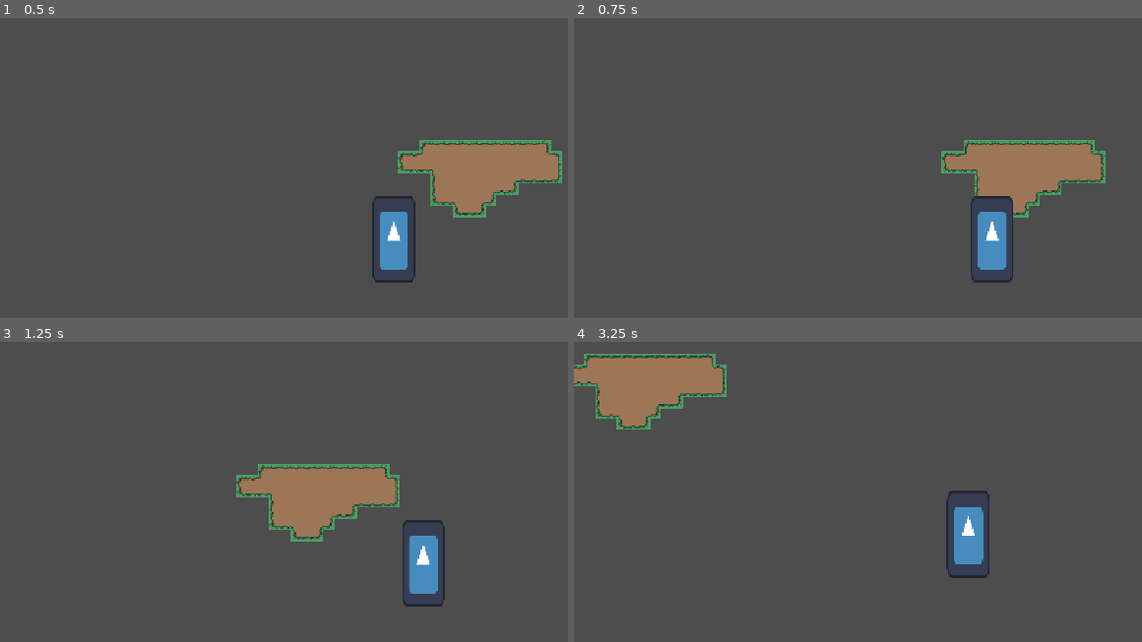
Above: before the commit, frames 1-4 (two rows, left to right).
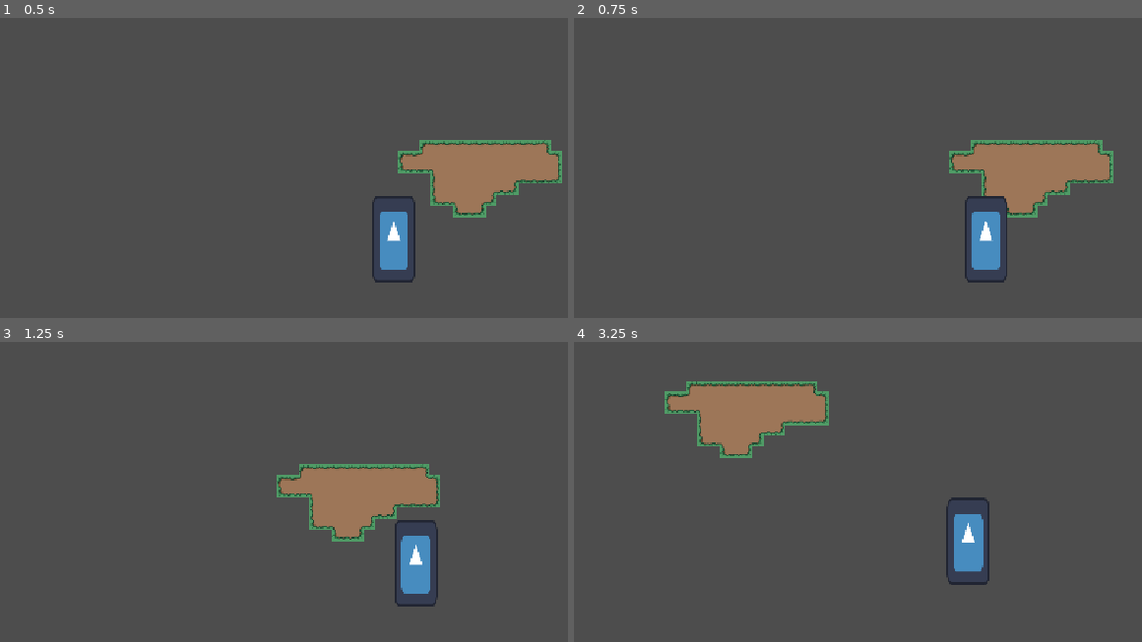
Above: after the commit, the same moments.

Repository: Jiwwie/gymnasiearbete
Game: Godot game, scene res://scenes/rooms/house.tscn
Two runs of this game, one before a commit and one after it. Both use one fixed random seed, a clock stepped at 60 frames per second and the inputs below. Before the commit the project starts from res://world/rooms/house.tscn. The engine's default icon, where the game draws it, is replaced by a stand-in: a white triangle on a blue panel in a dark square.
Inputs:
- Up to frame 1 (0.5 s): no input
- Up to frame 2 (0.75 s): tap Enter at 0.5 s; hold D (move_right) from 0.53 s (still down)
- Up to frame 3 (1.25 s): keep holding D (move_right)
- Up to frame 4 (3.25 s): release D (move_right) at 1.28 s; hold S (move_down) 1.28-2.03 s; hold D (move_right) 2.03-2.78 s; hold W (move_up) from 2.78 s (still down)

Frame 1 is identical in both runs. In frame 2, 2.1% of the frame differs, in the area x 64-95%, y 40-89%; in frame 3, 5.2%; in frame 4, 9.7%, in the area x 0-74%, y 3-81%.

Commit message:
Refactor scene structure and add exit system
Moved room and player scripts to new directory structure under 'scenes' and 'scripts/player'. Added an exit system with new Exit scene and script. Removed old door and outside scenes from 'world'. Updated player scene to reference new script location and adjusted player speed.

Diff:
--- a/player/player.tscn
+++ b/player/player.tscn
@@ -1,7 +1,7 @@
 [gd_scene load_steps=4 format=3 uid="uid://bcyrg6u8o2mbx"]
 
 [ext_resource type="Texture2D" uid="uid://c0yqon880ggfm" path="res://icon.svg" id="1_oul6g"]
-[ext_resource type="Script" uid="uid://dl43mg3clqtaf" path="res://scripts/player.gd" id="1_rkbax"]
+[ext_resource type="Script" uid="uid://dl43mg3clqtaf" path="res://scripts/player/player.gd" id="1_rkbax"]
 
 [sub_resource type="CapsuleShape2D" id="CapsuleShape2D_rkbax"]
 radius = 32.0
--- /dev/null
+++ b/scenes/environment/exits/exit_house.tscn
@@ -0,0 +1,14 @@
+[gd_scene load_steps=3 format=3 uid="uid://c85b3u8odlyty"]
+
+[ext_resource type="Script" uid="uid://boegos6m3jjme" path="res://scripts/environment/exit.gd" id="1_u8x7j"]
+
+[sub_resource type="RectangleShape2D" id="RectangleShape2D_hryuk"]
+size = Vector2(76, 146)
+
+[node name="Exit" type="Area2D"]
+script = ExtResource("1_u8x7j")
+
+[node name="CollisionShape2D" type="CollisionShape2D" parent="."]
+shape = SubResource("RectangleShape2D_hryuk")
+
+[connection signal="body_entered" from="." to="." method="_on_body_entered"]
--- /dev/null
+++ b/scenes/rooms/outside.tscn
@@ -0,0 +1,3 @@
+[gd_scene load_steps=0 format=3 uid="uid://b66brjcgtfvq"]
+
+[node name="Outside" type="Node2D"]
--- /dev/null
+++ b/scripts/environment/exit.gd
@@ -0,0 +1,7 @@
+extends Area2D
+
+
+func _on_body_entered(body: Node2D) -> void:
+	pass
+#	if body.body_entered.is_in_group("player"):
+		#get.tree().change_scene_to()
--- a/scripts/player.gd
+++ b/scripts/player/player.gd
@@ -1,12 +1,12 @@
 extends CharacterBody2D
 
-var speed = 400
+var speed = 300
 
 func _ready() -> void:
 	pass
 
 func _process(delta: float) -> void:
-	var velocity = Vector2.ZERO
+	velocity = Vector2.ZERO
 	if Input.is_action_pressed("move_right"):
 		velocity.x += 1
 	if Input.is_action_pressed("move_left"):
--- a/world/objects/door.tscn
+++ /dev/null
@@ -1,3 +0,0 @@
-[gd_scene format=3 uid="uid://c85b3u8odlyty"]
-
-[node name="Door" type="Node2D"]
--- a/world/rooms/outside.tscn
+++ /dev/null
@@ -1,3 +0,0 @@
-[gd_scene format=3 uid="uid://b66brjcgtfvq"]
-
-[node name="Outside" type="Node2D"]
Renamed: world/rooms/house.tscn -> scenes/rooms/house.tscn
Not shown, added: scripts/environment/exit.gd.uid
Renamed: scripts/player.gd.uid -> scripts/player/player.gd.uid
